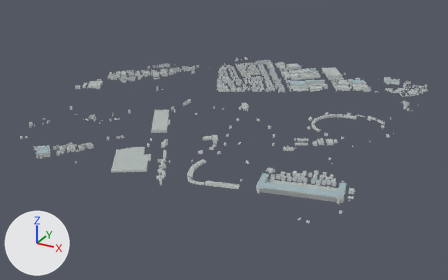
One commit to the glTF model projects/shanghai/assets/city/tiles/14-13708-6688.glb: the scene before it, then after it.
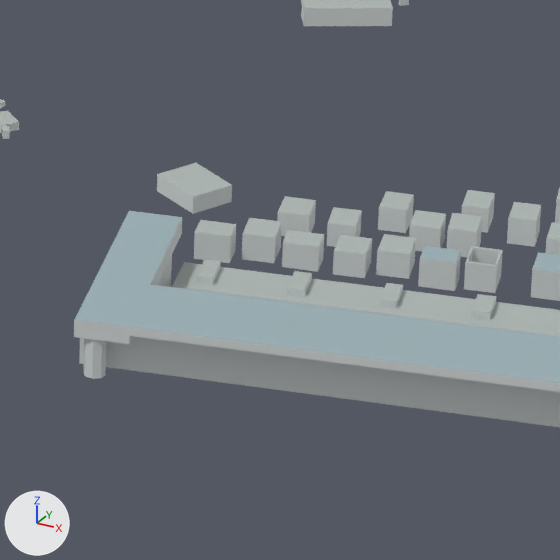
There are two pictures of each version: one whole from a 50 mm lens placed at (1720.0, -3136.0, 1357.0), pointed at (34.0, -70.0, -176.0), one close up on the part from 55% to 70% of the width and 53% to 77% of the height. Lighting does not change. The marker at lower left points along +X, +Y and +Z. The first two pictures are the older version. Where no turn or scale is listed for an object, it has been applied to the vertices. Vertices at exactly the same position are counted once.
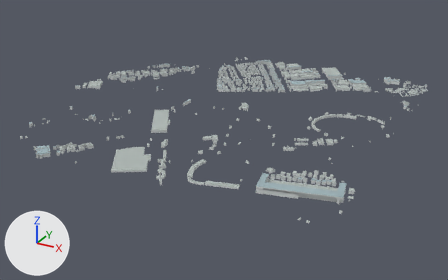
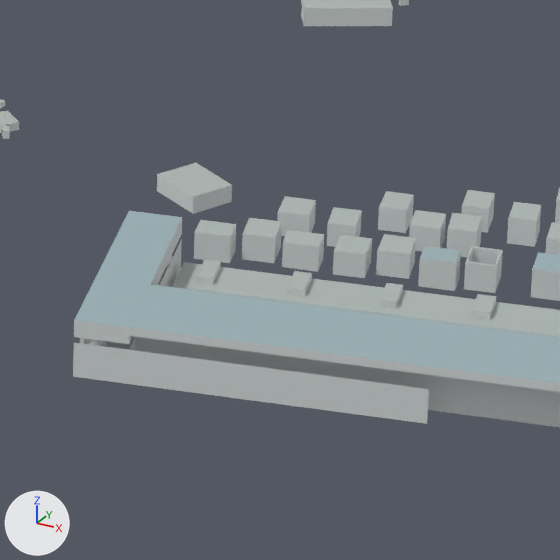
Scene script edits in JSON lines:
```json
{"block": "me_mesh_0", "where": "# used by ob_mesh_0; location = (-1057.3, 1099.1, 0.0)"}
{"op": "remove", "block": "me_mesh_0", "code": "me_mesh_0.from_pydata(...)  # 7918 vertices, 12500 faces; spans x 0.0..2108.0, y -2185.0..0.0, z 0.0..35.0"}
{"op": "add", "block": "me_mesh_0", "code": "me_mesh_0.from_pydata(...)  # 7942 vertices, 12544 faces; spans x 0.0..2108.0, y -2185.0..0.0, z 0.0..35.0"}
{"block": "me_mesh_0", "change": "me_mesh_0 part 1"}
{"block": "me_mesh_0", "change": "12 vertices are added at x 1701.0..1892.0, y -1979.0..-1838.0, z 0.0..21.0"}
{"block": "me_mesh_0", "change": "8 new vertices lie (0.0, 0.0, 21.0) away from vertices in x 1701.0..1892.0, y -1979.0..-1838.0, z 0.0"}
{"block": "me_mesh_0", "change": "26 new faces join them, mat_stone_and_concrete_walls (light grey #d3d8d8)"}
{"block": "me_mesh_0", "change": "10 new faces join them, mat_mid_rise_rooftops (grey #a0b5ba)"}
{"block": "me_mesh_0", "change": "other edits to the shape of me_mesh_0 do not show in these pictures"}
```

What differs and where, as boxes [x1, y1, x2, y2] in the close-ups (560 x 560 px):
```json
{"part": 1, "of": "me_mesh_0", "change": "added", "after": [73, 239, 429, 424]}
```
